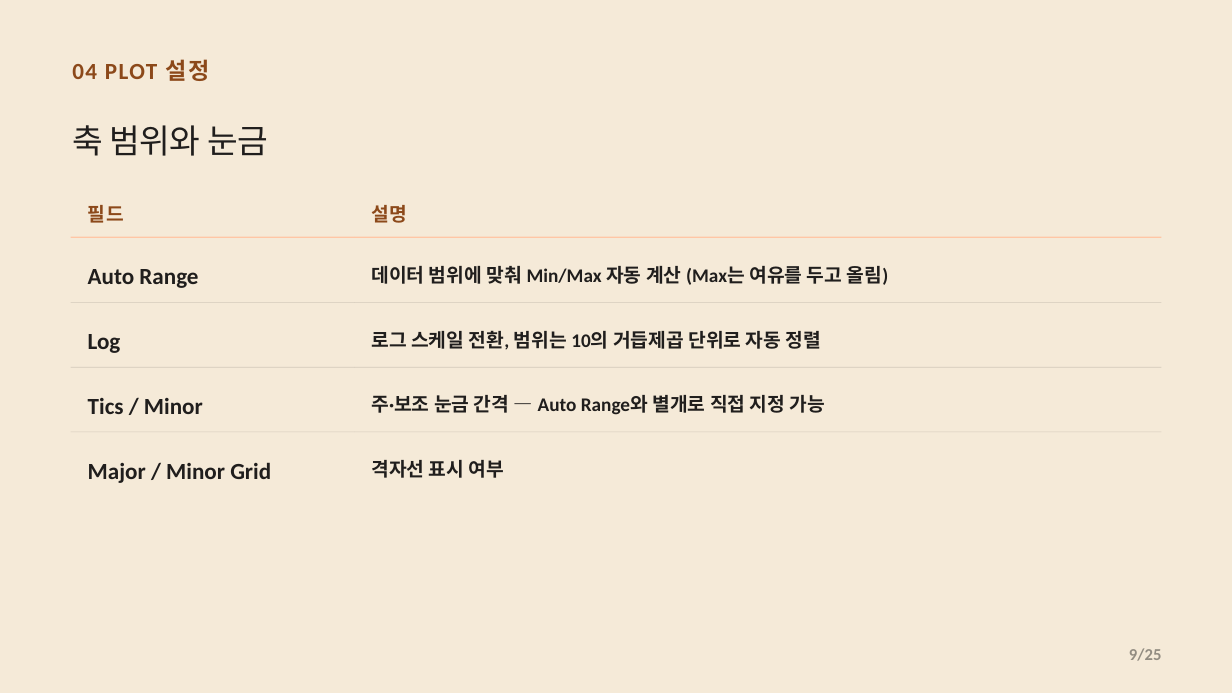
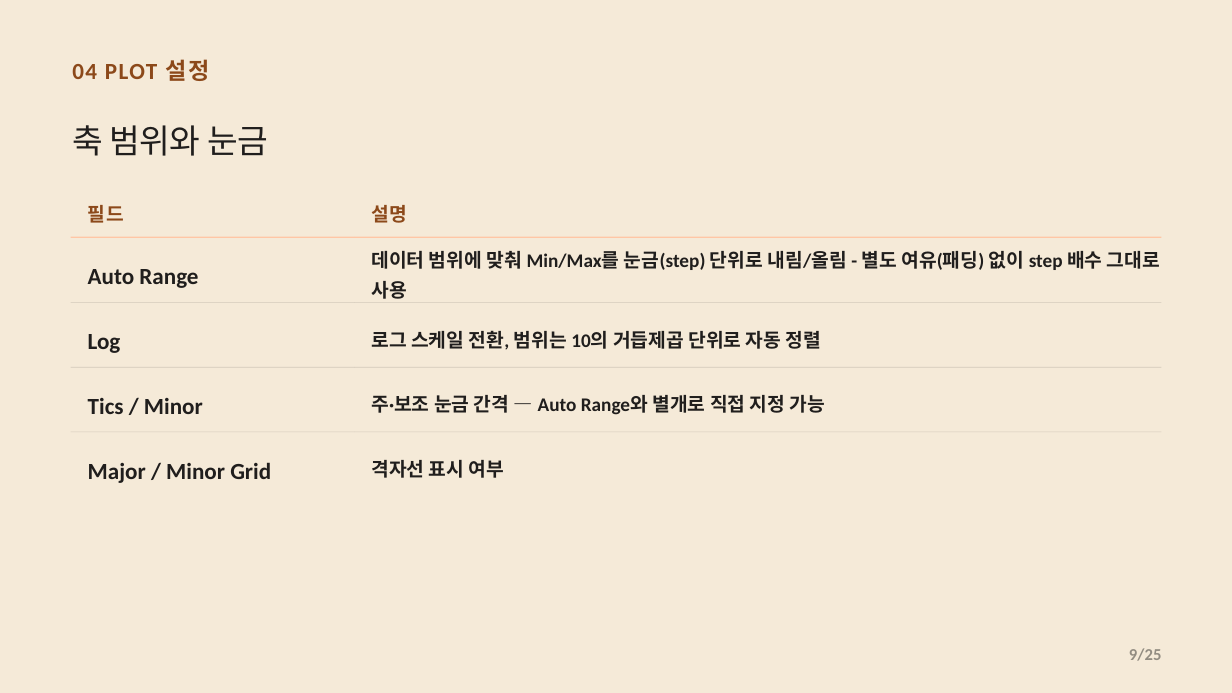
Before and after one commit to CWKIM113/CathPlot_Pub, a slide deck: slide 9 of CathPlot_발표.pptx. Drawn at 1232x693 pixels with LibreOffice and Linux fonts; fonts in the diff are those of the drawing. Boxes give left, top, right and bottom in pixels: in the first picture for what was removed or moved away, otherwise in the second. Text is boxed around its words. In the diff, an @@ line names an element or a change of style, - is before the commit and + after.

```diff
--- a/CathPlot_발표.pptx
+++ b/CathPlot_발표.pptx
@@ text at bbox=[371, 251, 1160, 299]: text changed @@
-데이터 범위에 맞춰 Min/Max 자동 계산 (Max는 여유를 두고 올림)
+데이터 범위에 맞춰 Min/Max를 눈금(step) 단위로 내림/올림 - 별도 여유(패딩) 없이 step 배수 그대로 사용
```
